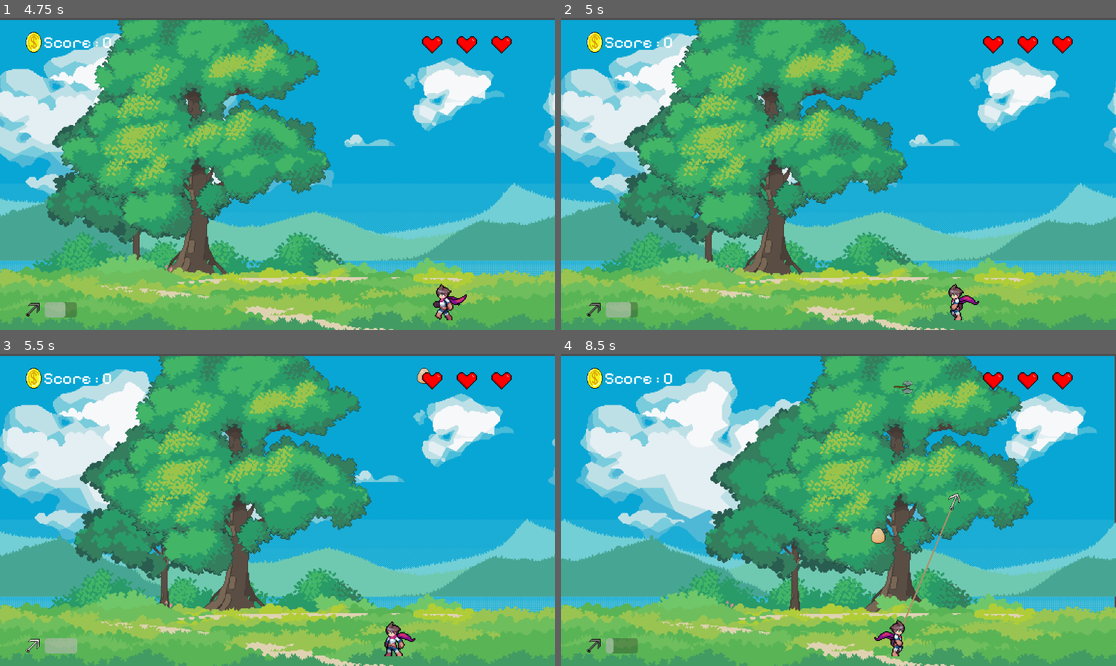
Above: before the commit, frames 1-4 (two rows, left to right).
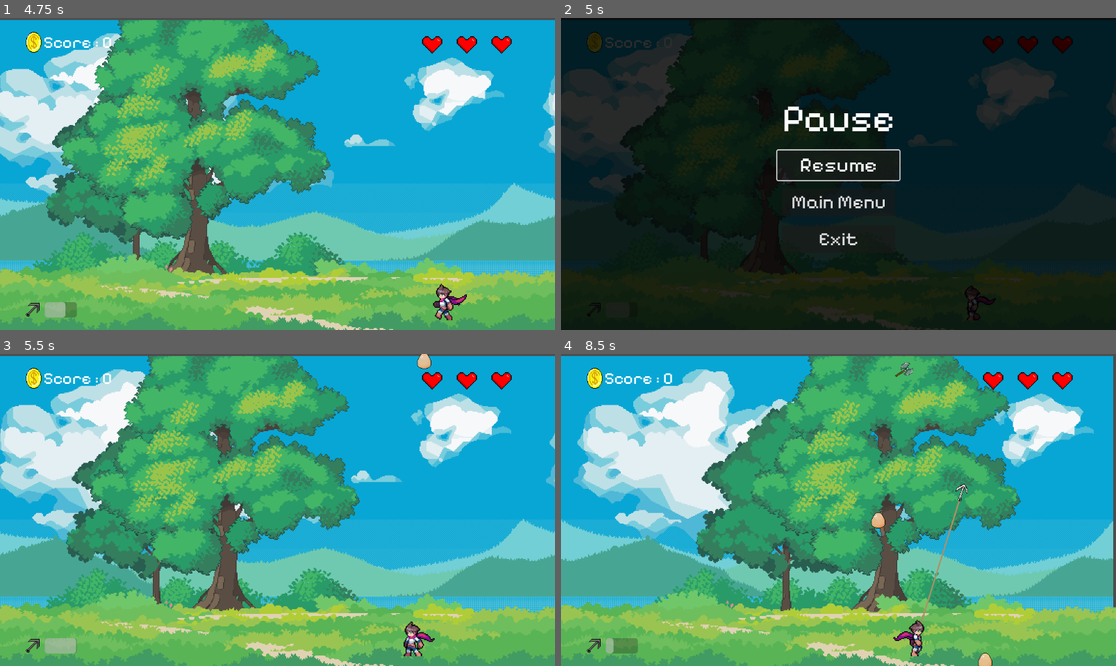
Above: after the commit, the same moments.

Repository: danielfimiani-gif/ball_catcher
Game: Godot game, scene res://scenes/ui/main_menu.tscn
Two runs of this game, one before a commit and one after it. Both use one fixed random seed, a clock stepped at 60 frames per second and the inputs below.
Inputs (mouse positions are in pixels of both pictures, inside the frame that each line leads up to):
- Up to frame 1 (4.75 s): click "Jugar" at 0.5 s; move the mouse to (399, 158) at 1.27 s; hold Right (ui_right) 1.28-2.03 s; click (399, 158) at 1.42 s; move the mouse to (166, 189) at 2.02 s; hold Left (ui_left) 2.03-2.78 s; click (166, 189) at 2.17 s; move the mouse to (333, 105) at 2.77 s; hold Right (ui_right) 2.78-4.28 s; click (333, 105) at 2.92 s; move the mouse to (249, 236) at 3.52 s; click (249, 236) at 3.67 s; move the mouse to (444, 220) at 4.27 s; hold Left (ui_left) from 4.28 s (still down); click (444, 220) at 4.42 s
- Up to frame 2 (5 s): keep holding Left (ui_left); tap Escape (ui_cancel) at 4.9 s
- Up to frame 3 (5.5 s): release Left (ui_left) at 5 s; click (277, 500) at 5 s, where only the run after the commit has a clickable "Resume"
- Up to frame 4 (8.5 s): move the mouse to (672, 463) at 5.77 s; hold Left (ui_left) 5.78-7.28 s; click (672, 463) at 5.92 s; move the mouse to (866, 510) at 6.52 s; click (866, 510) at 6.67 s; move the mouse to (755, 432) at 7.27 s; hold Right (ui_right) from 7.28 s (still down); click (755, 432) at 7.42 s; move the mouse to (960, 494) at 8.02 s; click (960, 494) at 8.17 s

Frame 1 is identical in both runs. In frame 2, 100% of the frame differs, in the area x 0-100%, y 0-100%; in frame 3, 23%; in frame 4, 25%.

Commit message:
add pause menu

Diff:
--- a/scenes/main.tscn
+++ b/scenes/main.tscn
@@ -23,6 +23,8 @@
 [ext_resource type="Theme" uid="uid://c44ksbtmn3suq" path="res://assets/themes/main_theme.tres" id="18_gqmmt"]
 [ext_resource type="Texture2D" uid="uid://bvdoi6a0le4wo" path="res://assets/sprites/ui/coin.png" id="19_jscy8"]
 [ext_resource type="Texture2D" uid="uid://tth4d6lg5n71" path="res://assets/sprites/power_ups/hook.png" id="22_pm3ni"]
+[ext_resource type="Script" uid="uid://c3s07qhebtj1c" path="res://scripts/ui/pause_menu.gd" id="23_og1vs"]
+[ext_resource type="Script" uid="uid://bve46bmhkg7g7" path="res://scripts/ui/animated_button.gd" id="23_y6deb"]
 
 [node name="Main" type="Node2D" unique_id=700889515]
 script = ExtResource("1_o6xl0")
@@ -225,6 +227,67 @@
 value = 100.0
 show_percentage = false
 
+[node name="PauseMenu" type="Control" parent="UI" unique_id=1131939221]
+process_mode = 3
+visible = false
+layout_mode = 3
+anchors_preset = 15
+anchor_right = 1.0
+anchor_bottom = 1.0
+grow_horizontal = 2
+grow_vertical = 2
+theme = ExtResource("18_gqmmt")
+script = ExtResource("23_og1vs")
+
+[node name="Dimmer" type="ColorRect" parent="UI/PauseMenu" unique_id=216439734]
+layout_mode = 1
+anchors_preset = 15
+anchor_right = 1.0
+anchor_bottom = 1.0
+grow_horizontal = 2
+grow_vertical = 2
+color = Color(0, 0, 0, 0.82500005)
+
+[node name="VBoxContainer" type="VBoxContainer" parent="UI/PauseMenu" unique_id=760855837]
+layout_mode = 1
+anchors_preset = 8
+anchor_left = 0.5
+anchor_top = 0.5
+anchor_right = 0.5
+anchor_bottom = 0.5
+offset_left = -20.0
+offset_top = -20.0
+offset_right = 20.0
+offset_bottom = 20.0
+grow_horizontal = 2
+grow_vertical = 2
+theme_override_constants/separation = 20
+
+[node name="Title" type="Label" parent="UI/PauseMenu/VBoxContainer" unique_id=1118712131]
+layout_mode = 2
+theme = ExtResource("18_gqmmt")
+theme_override_font_sizes/font_size = 80
+text = "Pause"
+horizontal_alignment = 1
+
+[node name="ResumeButton" type="Button" parent="UI/PauseMenu/VBoxContainer" unique_id=660036530]
+layout_mode = 2
+theme_override_font_sizes/font_size = 40
+text = "Resume"
+script = ExtResource("23_y6deb")
+
+[node name="MenuButton" type="Button" parent="UI/PauseMenu/VBoxContainer" unique_id=1565985763]
+layout_mode = 2
+theme_override_font_sizes/font_size = 40
+text = "Main Menu"
+script = ExtResource("23_y6deb")
+
+[node name="ExitButton" type="Button" parent="UI/PauseMenu/VBoxContainer" unique_id=1029020422]
+layout_mode = 2
+theme_override_font_sizes/font_size = 40
+text = "Exit"
+script = ExtResource("23_y6deb")
+
 [node name="Camera2D" type="Camera2D" parent="." unique_id=680120023]
 anchor_mode = 0
 script = ExtResource("17_muem4")
--- a/scripts/autoload/audio_manager.gd
+++ b/scripts/autoload/audio_manager.gd
@@ -35,6 +35,7 @@
     music_player = AudioStreamPlayer.new()
     music_player.bus = "Music"
     add_child(music_player)
+    process_mode = Node.PROCESS_MODE_ALWAYS
     pass
 
 func _play_music(track_name: String) -> void:
--- a/scripts/autoload/scene_manager.gd
+++ b/scripts/autoload/scene_manager.gd
@@ -13,6 +13,7 @@
 
 func _ready() -> void:
     _setup_fade_overlay()
+    process_mode = Node.PROCESS_MODE_ALWAYS
     pass
 
 func _setup_fade_overlay() -> void:
--- a/scripts/game/main.gd
+++ b/scripts/game/main.gd
@@ -79,12 +79,11 @@
 		countdown_tween.kill()
 	countdown_tween = create_tween().set_parallel()
 
-	var tween := create_tween().set_parallel()
 	var target_scale := Vector2.ONE
-	var scale_anim := tween.tween_property(countdown_label, "scale", target_scale, 0.3)
+	var scale_anim := countdown_tween.tween_property(countdown_label, "scale", target_scale, 0.3)
 	scale_anim.set_trans(Tween.TRANS_BACK)
 	scale_anim.set_ease(Tween.EASE_OUT)
-	var fade_anim := tween.tween_property(countdown_label, "modulate:a", 0.0, 0.5)
+	var fade_anim := countdown_tween.tween_property(countdown_label, "modulate:a", 0.0, 0.5)
 	fade_anim.set_trans(Tween.TRANS_QUAD)
 	fade_anim.set_ease(Tween.EASE_IN)
 	pass
--- /dev/null
+++ b/scripts/ui/pause_menu.gd
@@ -0,0 +1,59 @@
+extends Control
+
+@onready var resume_button: Button = $VBoxContainer/ResumeButton
+@onready var menu_button: Button = $VBoxContainer/MenuButton
+@onready var exit_button: Button = $VBoxContainer/ExitButton
+
+func _ready() -> void:
+    visible = false
+    resume_button.pressed.connect(_on_resume_pressed)
+    menu_button.pressed.connect(_on_menu_pressed)
+    exit_button.pressed.connect(_on_exit_pressed)
+    resume_button.mouse_entered.connect(_on_button_hover)
+    menu_button.mouse_entered.connect(_on_button_hover)
+    exit_button.mouse_entered.connect(_on_button_hover)
+    pass
+
+func _input(event: InputEvent) -> void:
+    if event.is_action_pressed("ui_cancel"):
+        _toggle_pause()
+        get_viewport().set_input_as_handled()
+    pass
+
+func _toggle_pause() -> void:
+    if visible:
+        _resume()
+    else:
+        _pause()
+    pass
+
+func _pause() -> void:
+    visible = true
+    get_tree().paused = true
+    resume_button.grab_focus()
+    pass
+
+func _resume() -> void:
+    visible = false
+    get_tree().paused = false
+    pass
+
+func _on_resume_pressed() -> void:
+    AudioManager._play_sfx("click")
+    _resume()
+    pass
+
+func _on_menu_pressed() -> void:
+    AudioManager._play_sfx("click")
+    get_tree().paused = false
+    SceneManager.switch_scene("main_menu")
+    pass
+
+func _on_exit_pressed() -> void:
+    AudioManager._play_sfx("click")
+    get_tree().quit()
+    pass
+
+func _on_button_hover() -> void:
+    AudioManager._play_sfx("hover")
+    pass
Not shown, added: scripts/ui/pause_menu.gd.uid
Not shown, changed: docs/juice.md
